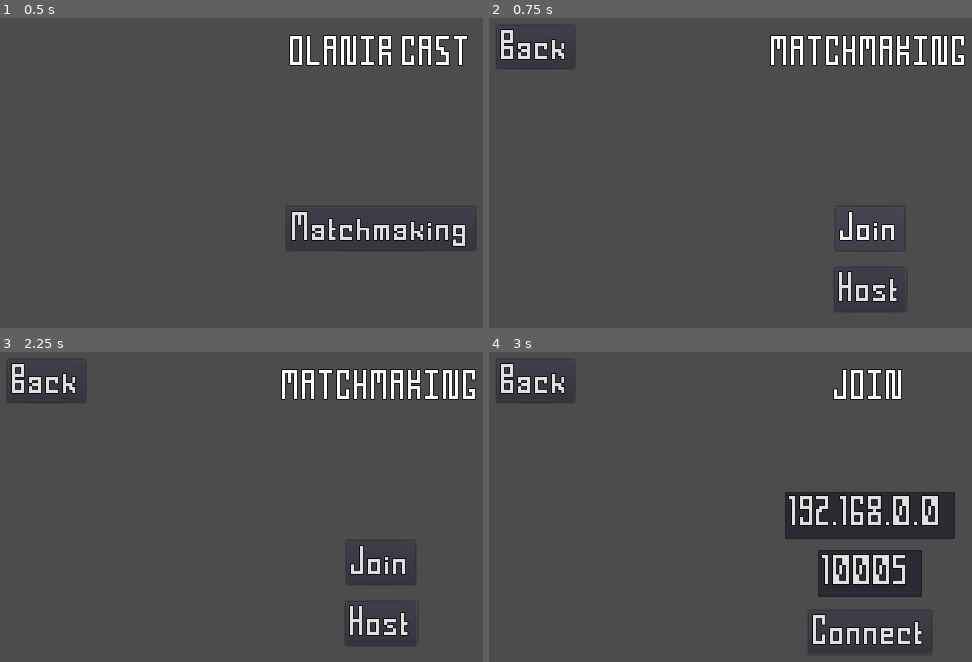
Above: before the commit, frames 1-4 (two rows, left to right).
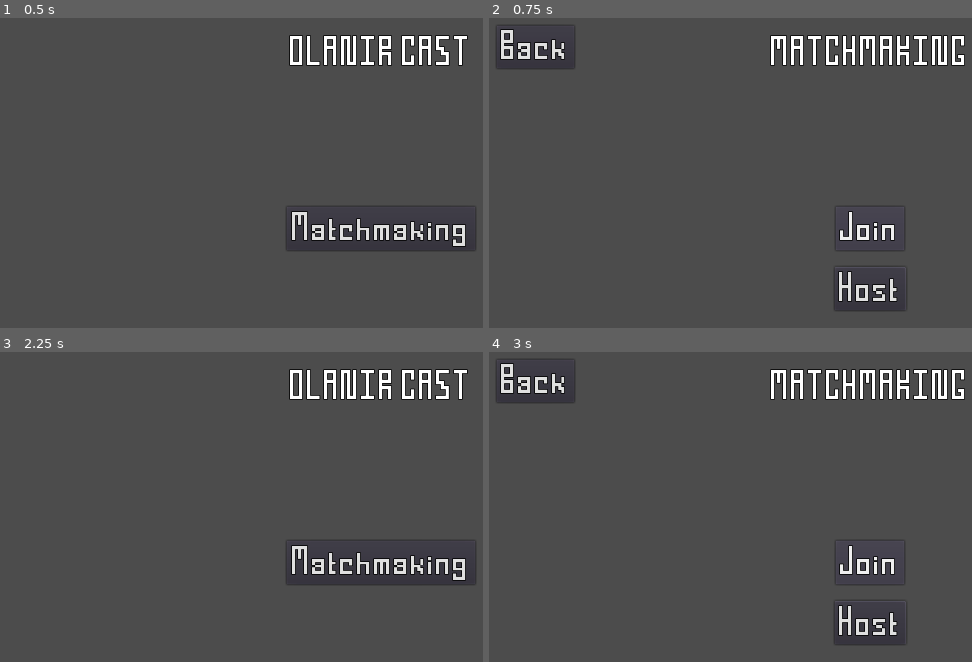
Above: after the commit, the same moments.

Repository: Magorx/olanir-cast
Game: Godot game, scene res://Main.tscn
Same seed, same stepped clock (60 frames per second), same inputs: the game is played once before the commit and once after it.
Inputs (mouse positions are in pixels of both pictures, inside the frame that each line leads up to):
- Up to frame 1 (0.5 s): no input
- Up to frame 2 (0.75 s): click "Matchmaking" at 0.5 s
- Up to frame 3 (2.25 s): click "Back" at 1.25 s; tap Enter at 2 s; move the mouse to (outside the picture) at 2.02 s; press the mouse at (outside the picture) at 2.03 s; hold D (move_right) from 2.03 s (still down)
- Up to frame 4 (3 s): release D (move_right) at 2.75 s; release the mouse at (outside the picture) at 2.75 s; click (870, 562) at 2.75 s, where only the run before the commit has a clickable "Join"

Frame 1 is identical in both runs. In frame 2, less than 0.1% of the frame differs, in the area x 71-87%, y 80-81%; in frame 3, 5.9%; in frame 4, 12%, in the area x 58-99%, y 5-98%.

Commit message:
added nice ui button

Diff:
--- a/src/actors/creature/Creature.gd
+++ b/src/actors/creature/Creature.gd
@@ -55,10 +55,4 @@
     $ColorModulator.moduate(damage.color, GameInfo.HIT_HIGHLIGHT_TIME)
 
     if $Stats.hp <= 0:
-        die()
-
-
-func die():
-    set_state("dying")
-    cur_state.execute(0)
-    pass
+        set_state("dying")
--- a/src/globals/Interface.gd
+++ b/src/globals/Interface.gd
@@ -29,6 +29,7 @@
 func switch_to(interface_name, to_reset_stack=true, to_stack_add=true):
     var pk_interface = get_preloaded_interface(interface_name)
     if not pk_interface:
+        printerr("Can't find preload menu [", interface_name, "]")
         return
 
     if to_reset_stack:
@@ -51,7 +52,6 @@
 
     menu_stack.pop_back()
 
-    print("swiching")
     switch_to(menu_stack.back(), false, false)
 
 
--- /dev/null
+++ b/src/menus/descend_button/DescendButton.gd
@@ -0,0 +1,12 @@
+extends Button
+
+
+export var menu_name: String
+
+
+func _on_DescendButton_pressed():
+    if not menu_name:
+        print("lol")
+        return
+
+    Interface.descend_to(menu_name)
--- /dev/null
+++ b/src/menus/descend_button/DescendButton.tscn
@@ -0,0 +1,16 @@
+[gd_scene load_steps=2 format=2]
+
+[ext_resource path="res://menus/descend_button/DescendButton.gd" type="Script" id=1]
+
+[node name="DescendButton" type="Button"]
+margin_right = 12.0
+margin_bottom = 20.0
+focus_mode = 0
+shortcut_in_tooltip = false
+enabled_focus_mode = 0
+script = ExtResource( 1 )
+__meta__ = {
+"_edit_use_anchors_": false
+}
+
+[connection signal="pressed" from="." to="." method="_on_DescendButton_pressed"]
--- a/src/menus/main_menu/MainMenu.tscn
+++ b/src/menus/main_menu/MainMenu.tscn
@@ -2,7 +2,7 @@
 
 [ext_resource path="res://menus/template/Template.tscn" type="PackedScene" id=1]
 [ext_resource path="res://menus/main_menu/MainMenu.gd" type="Script" id=2]
-[ext_resource path="res://resources/shortcuts/choose_native.tres" type="ShortCut" id=3]
+[ext_resource path="res://menus/descend_button/DescendButton.tscn" type="PackedScene" id=3]
 
 [node name="MainMenu" instance=ExtResource( 1 )]
 script = ExtResource( 2 )
@@ -13,7 +13,7 @@
 [node name="TitleLabel" parent="." index="1"]
 text = "olanir cast"
 
-[node name="MatchmakingButton" type="Button" parent="." index="2"]
+[node name="MatchmakingButton2" parent="." index="2" instance=ExtResource( 3 )]
 anchor_left = 0.5
 anchor_top = 0.5
 anchor_right = 0.5
@@ -22,13 +22,5 @@
 margin_top = -27.0
 margin_right = 121.0
 margin_bottom = 27.0
-focus_mode = 0
-shortcut_in_tooltip = false
-enabled_focus_mode = 0
-shortcut = ExtResource( 3 )
 text = "Matchmaking"
-__meta__ = {
-"_edit_use_anchors_": false
-}
-
-[connection signal="pressed" from="MatchmakingButton" to="." method="_on_MatchmakingButton_pressed"]
+menu_name = "matchmaking"
--- a/src/menus/matchmaking/Matchmaking.tscn
+++ b/src/menus/matchmaking/Matchmaking.tscn
@@ -2,13 +2,16 @@
 
 [ext_resource path="res://menus/template/Template.tscn" type="PackedScene" id=1]
 [ext_resource path="res://menus/matchmaking/Matchmaking.gd" type="Script" id=2]
-[ext_resource path="res://resources/shortcuts/choose_native.tres" type="ShortCut" id=3]
+[ext_resource path="res://menus/descend_button/DescendButton.tscn" type="PackedScene" id=3]
 
 [node name="Matchmaking" instance=ExtResource( 1 )]
 rect_pivot_offset = Vector2( -214, -42 )
 script = ExtResource( 2 )
 
-[node name="JoinButton" type="Button" parent="." index="1"]
+[node name="TitleLabel" parent="." index="1"]
+text = "matchmaking"
+
+[node name="JoinDescendButton" parent="." index="2" instance=ExtResource( 3 )]
 anchor_left = 0.5
 anchor_top = 0.5
 anchor_right = 0.5
@@ -17,24 +20,17 @@
 margin_top = -27.0
 margin_right = 44.0
 margin_bottom = 27.0
-focus_mode = 0
-shortcut_in_tooltip = false
-enabled_focus_mode = 0
-shortcut = ExtResource( 3 )
 text = "Join"
+menu_name = "matchmaking_join"
 
-[node name="HostButton" type="Button" parent="." index="2"]
-margin_left = 466.0
-margin_top = 351.0
-margin_right = 558.0
-margin_bottom = 405.0
-focus_mode = 0
-shortcut_in_tooltip = false
-enabled_focus_mode = 0
+[node name="HostDescendButton2" parent="." index="3" instance=ExtResource( 3 )]
+anchor_left = 0.5
+anchor_top = 0.5
+anchor_right = 0.5
+anchor_bottom = 0.5
+margin_left = -46.0
+margin_top = 50.0
+margin_right = 46.0
+margin_bottom = 27.0
 text = "Host"
-
-[node name="TitleLabel" parent="." index="3"]
-text = "matchmaking"
-
-[connection signal="pressed" from="JoinButton" to="." method="_on_JoinButton_pressed"]
-[connection signal="pressed" from="HostButton" to="." method="_on_HostButton_pressed"]
+menu_name = "matchmaking_host"
--- a/src/menus/matchmaking_host/MatchmakingHost.tscn
+++ b/src/menus/matchmaking_host/MatchmakingHost.tscn
@@ -43,3 +43,21 @@
 __meta__ = {
 "_edit_use_anchors_": false
 }
+
+[node name="LevelNameLineEdit" type="LineEdit" parent="." index="4"]
+anchor_left = 0.5
+anchor_top = 0.398
+anchor_right = 0.5
+anchor_bottom = 0.398
+margin_left = -108.0
+margin_top = -28.8
+margin_right = 108.0
+margin_bottom = 29.2
+grow_horizontal = 2
+text = "Arena1.tscn"
+max_length = 16
+expand_to_text_length = true
+placeholder_text = "level name"
+__meta__ = {
+"_edit_use_anchors_": false
+}
